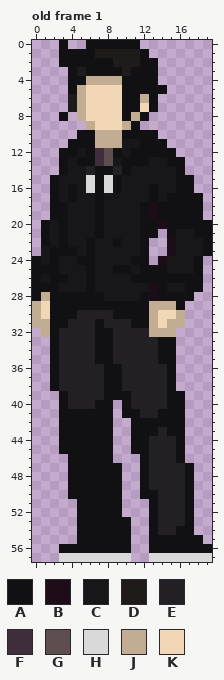
A animated GIF sprite gets an edit: static/avatar.gif. The picture above is the old version.
The file is 20x58 pixels. Colours within 5 levels of each other are drawn and written as one. Shown: old frame 1. The commit also changed other frames, which this record leaves out.
Palette (. is transparent): A #111012  B #1e0c18  C #171619  D #1e1b1a  E #222025  F #412e3c  G #5f4e50  H #dad9da  J #c2ad92  K #f1d7b5
Pixels before, old frame 1, first column x 0:
 0 ...A..AAAAAA........
 1 ...AAAADDDDDA.......
 2 ...AAAAAADDDAA......
 3 ....ADAAAADAAA......
 4 ....AAJJJJAAAA......
 5 ....AJKKKKAAAAA.....
 6 ....DJKKKKAAJA......
 7 ....DJKKKKAAKA......
 8 ...A.JKKKKAJA.......
 9 ......JKKKJA........
10 .....AAJJJAAAA......
11 ....AAAJJJCCAAA.....
12 ...AACAFGACAAAAA....
13 ...ACAAFGCAAACCAA...
14 ...ACCEAAEACCCCCA...
15 ..ACCCHAHACCCCCCAA..
16 ..ACACHAHACCCACCAA..
17 ..ACACCACCCCCACAAAA.
18 ..AACCCACCCCABAAAAA.
19 ..AACCCACCCCABAAAAA.
20 .ACACCCACCCCAABAAAAA
21 .ACACCCACCCCAA.ACCAA
22 .ACACCACCACCA..BCCCA
23 .CAAACACCCCCA..BCCCA
24 ACACCAACCCCAA.BCCCA.
25 AAACCCACCAACAAACCCA.
26 ACAACCACCCCAAAAAAAA.
27 AAACCCACCCCCCBACCAA.
28 AJAAAAAACCCCABAAAA..
29 JKAAAAAAAAAAAJJJA...
30 JKAAAEEEEAAAAJKKJ...
31 JJAAEEEAEEEAAJKJJ...
32 .JAEEEEAAEEEEJJJ....
33 ..AEEEEAAEEEEEAA....
34 ..AEEEEAAEEEEEAA....
35 ..AEEEEAAEEEEEAA....
36 ..AEEEEEAAEEEEEA....
37 ..AEEEEEAAEEEEEA....
38 ..AEEEEEAAEEEEEA....
39 ...AEEEEAAAEEEEAA...
40 ...AEEEAA.AEEEEAA...
41 ...AAAAAA.AAEEAAA...
42 ...AAAAAA..AAAAAA...
43 ...AAAAAA..AAAEAA...
44 ...AAAAAA..AAEEEA...
45 ...AAAAAA..AAEEEA...
46 ....AAAAA...AEEEA...
47 ....AAAAAA..AEEEEA..
48 ....AAAAAA..AEEEEA..
49 ....AAAAAA..AEEEEA..
50 ....AAAAAA..AAEEEA..
51 .....AAAAA...AEEEA..
52 .....AAAAA...AEEEA..
53 .....AAAAAA..AEEEA..
54 .....AAAAAA..AEEAA..
55 .....AAAAAA..AAAAAA.
56 ...AAAAAAAA..AAAAAAA
57 ...HHHHHHHH..HHHHHHH
After:
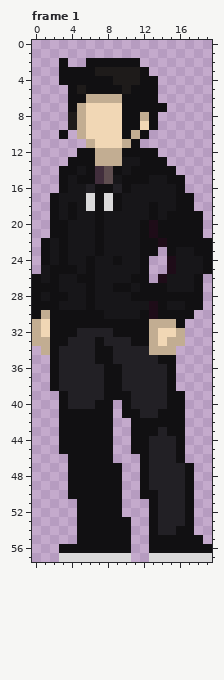
A new or re-ordered frame is compared with the old frame closest to it.
Change:
frames 1 -> 4
Changed rows in their new state; - is an unchanged pixel.
Frame 1 is new; against old frame 1:
first column x 0:
 0 ---.--......--------
 1 ---..........-------
 2 ----..---AAA..------
 3 ---A-A-DDD-D-.------
 4 ---A--AAADDD--------
 5 -----DAAAAD---.-----
 6 ----AAJJJJ--A-------
 7 ----A-------A-A-----
 8 ---.D------AJA------
 9 ----DJK---A-KA------
10 ---A-JKKKK-J-.------
11 ----..JKKKJA...-----
12 ---..A-JJJA---..----
13 ---.A--JJJCC-AA..---
14 ----A-AFGACAAAAA.---
15 --.A-AAFGCAAA--A-.--
16 --.AC-E-AEA--C---.--
17 ----C-H-HA---C-C--.-
18 ---CA-H-HA--CACC--.-
19 ---CA-------CAC-----
20 -.A----------BA----.
21 -.A----------BA-AA-.
22 ------CA-C---ABAAAA-
23 -AC-C-CA-----A-A--A-
24 .ACA-C---A-C--.B--CA
25 .C-AA----CC--..B--CA
26 ---C-A-------.BCCC--
27 ---------AA-AA---C--
28 -C--CC-C---A-A----A-
29 AA-CCC-CCCCCCBACCAA-
30 AJ---AAACCCC-BAAAA--
31 -K--AAA-AAA---J-A---
32 JK-AA--EEAAAA-KKJ---
33 JJ-A----E--AAJKJJ---
34 -J-----------JJJ----
